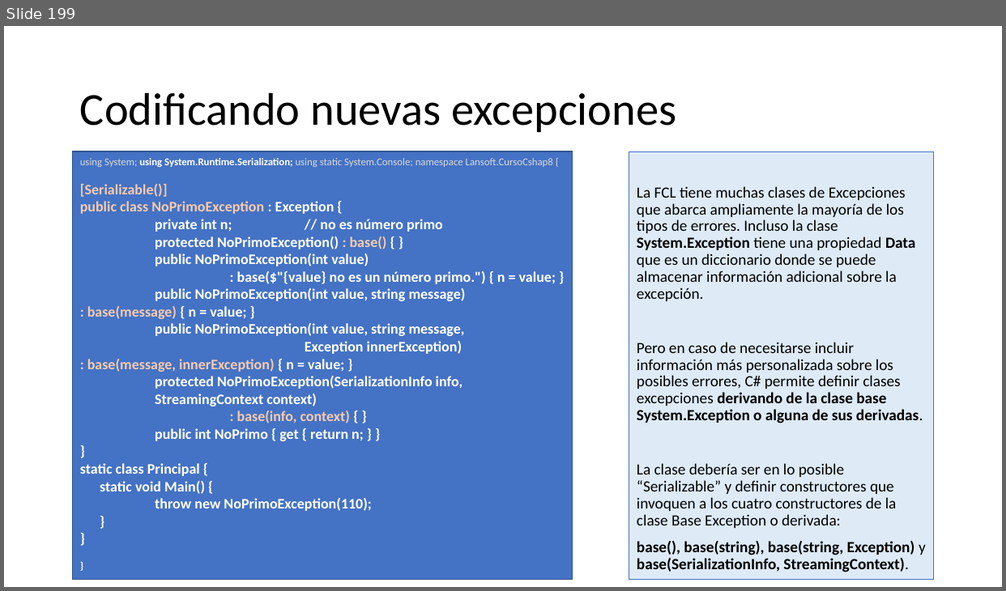
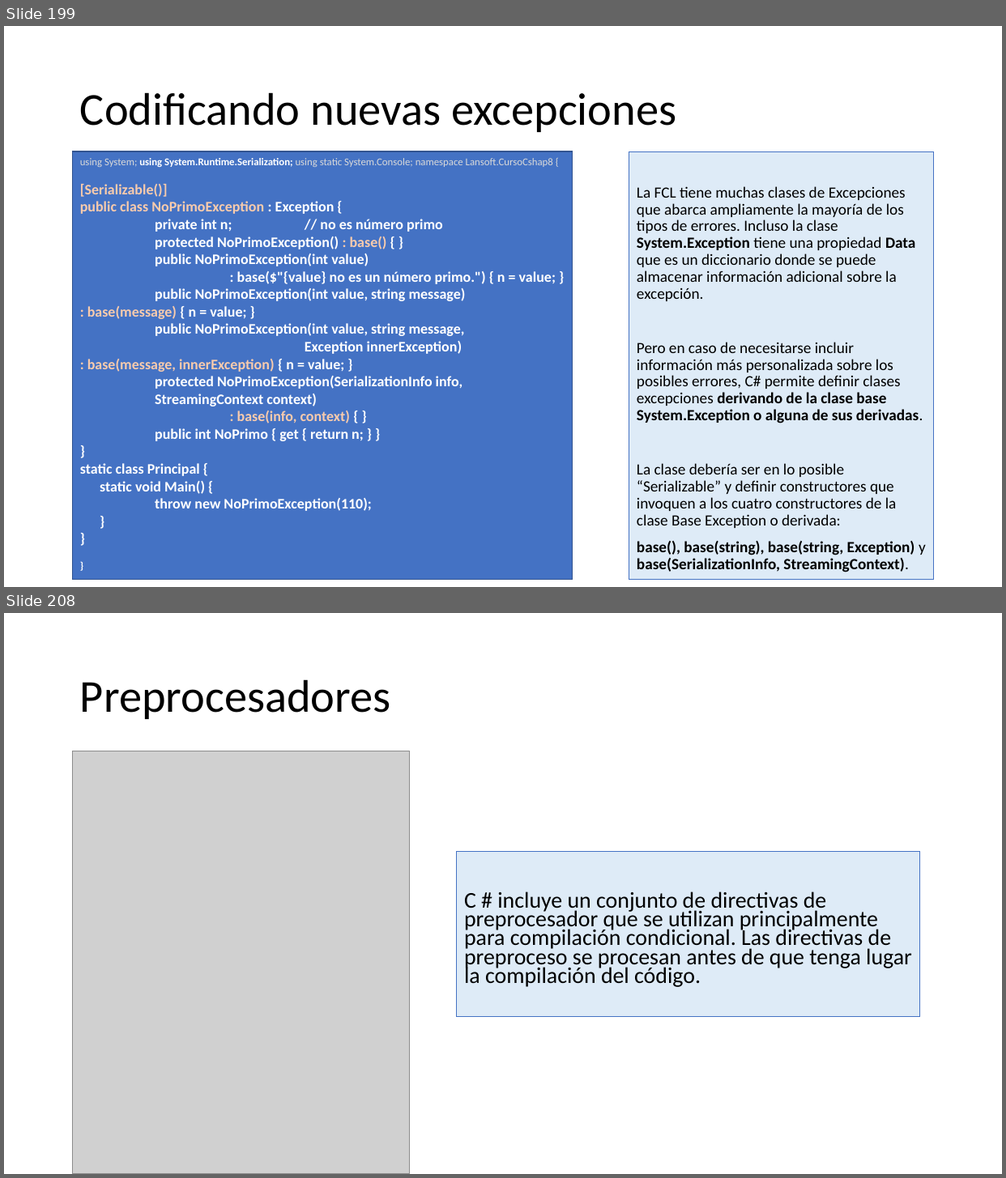
Before and after one commit to AlbertOsinaga/CursoCSharp__8, a slide deck: CSharpQuickReferencia.pptx. Shown one above the other, each under a label of ours: slide 199 before the commit, slides 199 and 208 after it; the slides between them are not shown. The pictures are 1006x591 and 1006x1178 pixels, drawn with LibreOffice and Linux fonts; fonts in the diff are those of the drawing; grey boxes stand for pictures. Boxes give left, top, right and bottom in pixels: in the first picture for what was removed or moved away, otherwise in the second. Text is boxed around its words. In the diff, an @@ line names an element or a change of style, - is before the commit and + after.

```diff
--- a/CSharpQuickReferencia.pptx
+++ b/CSharpQuickReferencia.pptx
@@ slide 208 added at <box>4,613,1002,1174</box>, background #FFFFFF @@
@@ title added at <box>80,679,391,719</box>, 44 pt, text #000000 @@
+Preprocesadores
@@ picture added at <box>73,752,410,1174</box> @@
@@ text added at <box>457,852,920,1017</box>, fill #DEEBF7, outline #4472C4 0.75 pt, 21.7 pt, text #000000 @@
+C # incluye un conjunto de directivas de preprocesador que se utilizan principalmente para compilación condicional. Las directivas de preproceso se procesan antes de que tenga lugar la compilación del código.
```
Also in this commit, not shown: 1 slide changed, 9 other slides added, 1 other file.
